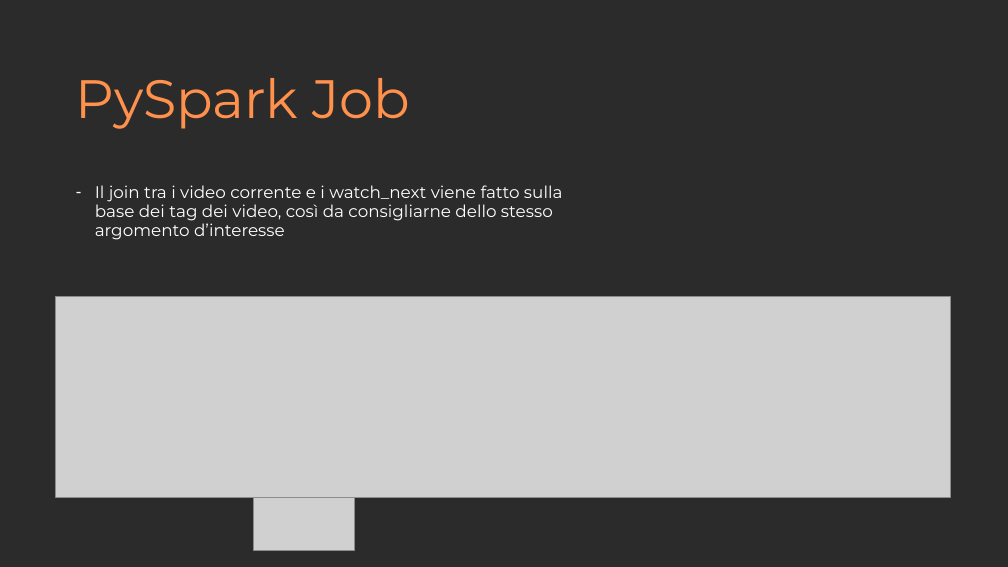
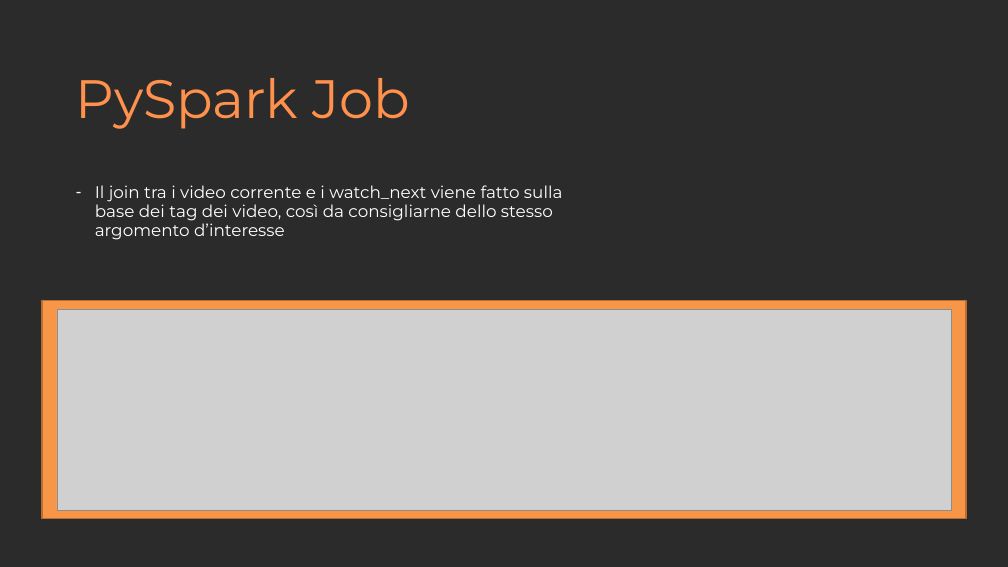
Before and after one commit to federicodeduro/Cloud-e-Mobile-2023, a slide deck: slide 4 of Slides/Homework #2.pptx. Drawn at 1008x567 pixels with LibreOffice and Linux fonts; fonts in the diff are those of the drawing; grey boxes stand for pictures; background and template pictures are left out; a plain dark background stands for a picture behind light text. Boxes give left, top, right and bottom in pixels: in the first picture for what was removed or moved away, otherwise in the second. Text is boxed around its words. In the diff, an @@ line names an element or a change of style, - is before the commit and + after.

```diff
--- a/Slides/Homework #2.pptx
+++ b/Slides/Homework #2.pptx
@@ rectangle added at (x1=42, y1=300, x2=966, y2=519), fill #F79646, outline #B76F34 2 pt @@
@@ picture moved from (x1=55, y1=296, x2=950, y2=497) to (x1=57, y1=309, x2=952, y2=510) @@
@@ picture removed at (x1=254, y1=359, x2=355, y2=550) @@
```
Also in this commit, not shown: 3 other slides changed.
